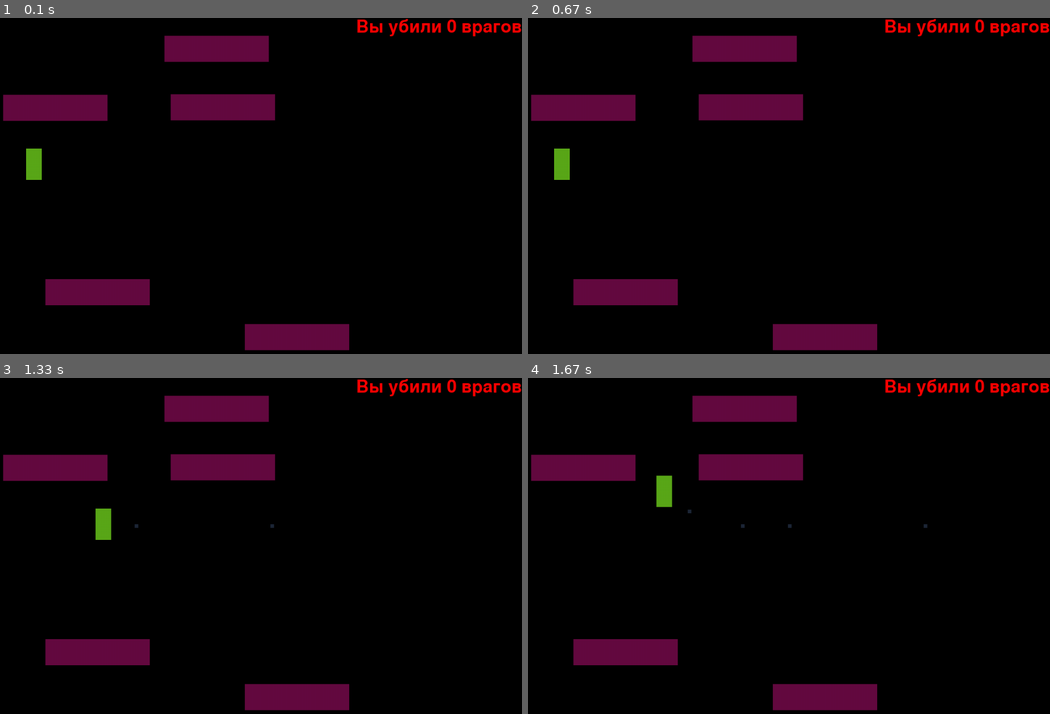
Above: before the commit, frames 1-4 (two rows, left to right).
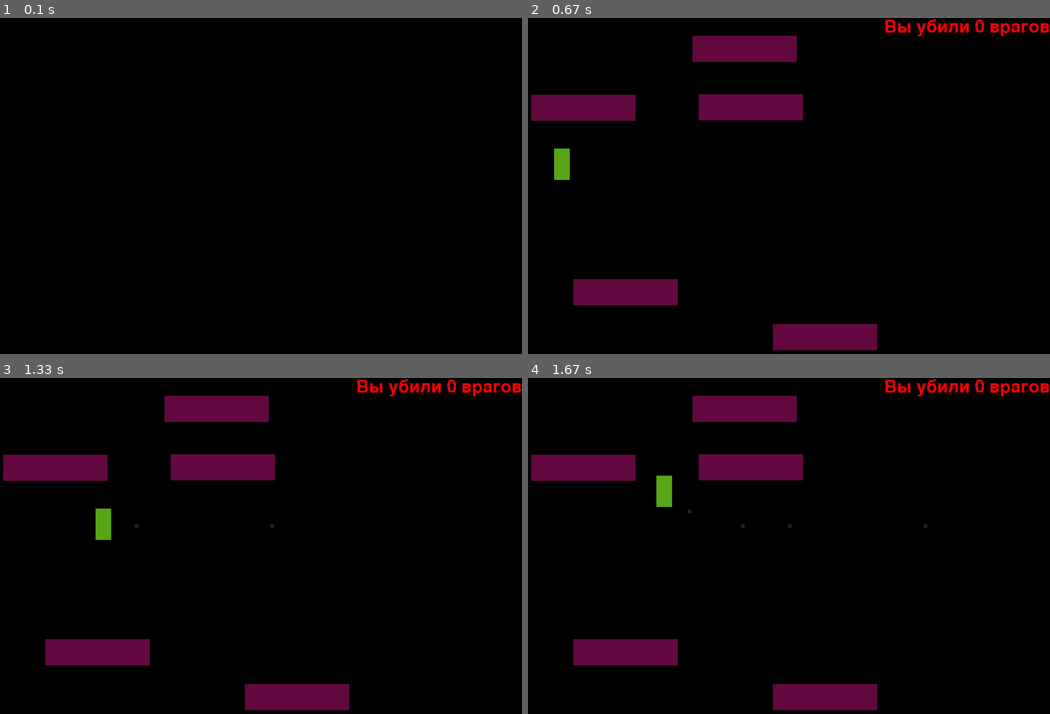
Above: after the commit, the same moments.

Repository: code-n-cry/pygame-tutoring-project
Game: pygame game, started from game.py
The game is run twice, just before and just after one commit, with the same random seed, the same clock (stepped at 60 frames per second) and the same inputs.
Inputs (mouse positions are in pixels of both pictures, inside the frame that each line leads up to):
- Up to frame 1 (0.1 s): no input
- Up to frame 2 (0.67 s): press the mouse at (742, 172) at 0.37 s; move the mouse to (684, 169) at 0.47 s; release the mouse at (627, 165) at 0.6 s
- Up to frame 3 (1.33 s): tap Space at 0.67, 1.07 s; hold D from 1 s (still down); move the mouse to (88, 438) at 1.03 s
- Up to frame 4 (1.67 s): tap Space at 1.37, 1.57 s; release D at 1.47 s; hold W from 1.5 s (still down); move the mouse to (789, 636) at 1.53 s

The runs differ from the first frame. In frame 1, 8.9% of the frame differs, in the area x 0-100%, y 0-99%; in frame 2, nothing differs; in frame 3, nothing differs; in frame 4, nothing differs.

Commit message:
добавил меню

Diff:
--- a/game.py
+++ b/game.py
@@ -50,6 +50,37 @@
             pygame.draw.rect(screen, (90, 168, 25), self.rect)
 
 
+class Menu:
+    def __init__(self):
+        self.start_btn = pygame.rect.Rect(300, 270, 230, 50)
+        self.btn_text = font.render('Начать игру', True, (255, 255, 255))
+        self.difficult_btn_text = font.render('Выбрать уровень сложности', True, (255, 255, 255))
+        self.menu_text = font.render('Меню', True, (255, 255, 255))
+        self.pressed = False
+        self.in_menu = True
+        self.pressed = False
+        self.in_menu = True
+
+    def update(self, event):
+        if event.type == pygame.MOUSEBUTTONDOWN:
+            pos = event.pos
+            if 300 <= pos[0] <= 530 and 270 <= pos[1] <= 320:
+                self.in_menu = False
+        if event.type == pygame.MOUSEMOTION:
+            pos = pygame.mouse.get_pos()
+            if 300 <= pos[0] <= 530 and 270 <= pos[1] <= 320:
+                self.pressed = True
+            else:
+                self.pressed = False
+
+    def draw(self, screen):
+        screen.fill((0, 0, 0))
+        screen.blit(self.menu_text, (330, 150))
+        if self.pressed is False:
+            pygame.draw.rect(screen, (255, 0, 0), self.start_btn)
+        else:
+            pygame.draw.rect(screen, (0, 0, 255), self.start_btn)
+        screen.blit(self.btn_text, (300, 270))
 
 class Enemy(pygame.sprite.Sprite):
     def __init__(self, x, y):
@@ -104,6 +135,7 @@
     wall_group.add(wall)
 
 player = Player(50,250)
+menu = Menu()
 while True:
     for event in pygame.event.get():
         if event.type == pygame.QUIT:
@@ -134,42 +166,48 @@
                 player.alive = False
             if i.rect.x < 0:
                 i.kill()
-    for i in enemy_group:
-        i.update()
-    player.update()
-    text = f'Вы убили {kill_count} врагов'
-    rendered = font.render(text, True, (255, 0, 0))
-    for i in enemy_bullet_group:
-        i.update()
-        for g in wall_group:
-            if pygame.sprite.collide_rect(i,g):
-                i.kill()
-        if i.rect.x > WIDTH:
-            i.kill()
-        if  pygame.sprite.collide_rect(player,i):
-                player.alive = False
-    for i in player_bullet_group:
-        i.update()
-        for n in wall_group:
-            if pygame.sprite.collide_rect(i,n):
-                i.kill()
-        if i.rect.x > WIDTH:
-            i.kill()
-        for x in enemy_group:
-            if pygame.sprite.collide_rect(x, i):
-                kill_count += 1
-                x.kill()
-                i.kill()
-    screen.fill((0, 0, 0))
-    screen.blit(rendered, (WIDTH - rendered.get_width(), 0))
-    for i in enemy_group:
-        i.draw(screen)
-    for i in enemy_bullet_group:
-        i.draw(screen)
-    for i in player_bullet_group:
-        i.draw(screen)
-    for i in wall_group:
-        i.draw(screen)
-    player.draw(screen)
+    if menu.in_menu is True:
+        menu.update(event)
+    else:
+        for i in enemy_group:
+            i.update()
+        player.update()
+        text = f'Вы убили {kill_count} врагов'
+        rendered = font.render(text, True, (255, 0, 0))
+        for i in enemy_bullet_group:
+            i.update()
+            for g in wall_group:
+                if pygame.sprite.collide_rect(i,g):
+                    i.kill()
+            if i.rect.x > WIDTH:
+                i.kill()
+            if  pygame.sprite.collide_rect(player,i):
+                    player.alive = False
+        for i in player_bullet_group:
+            i.update()
+            for n in wall_group:
+                if pygame.sprite.collide_rect(i,n):
+                    i.kill()
+            if i.rect.x > WIDTH:
+                i.kill()
+            for x in enemy_group:
+                if pygame.sprite.collide_rect(x, i):
+                    kill_count += 1
+                    x.kill()
+                    i.kill()
+        if menu.in_menu is True:
+            menu.draw(screen)
+        else:
+            screen.fill((0, 0, 0))
+            screen.blit(rendered, (WIDTH - rendered.get_width(), 0))
+            for i in enemy_group:
+                i.draw(screen)
+            for i in enemy_bullet_group:
+                i.draw(screen)
+            for i in player_bullet_group:
+                i.draw(screen)
+            for i in wall_group:
+                i.draw(screen)
+            player.draw(screen)
     clock.tick(60)
     pygame.display.flip()
